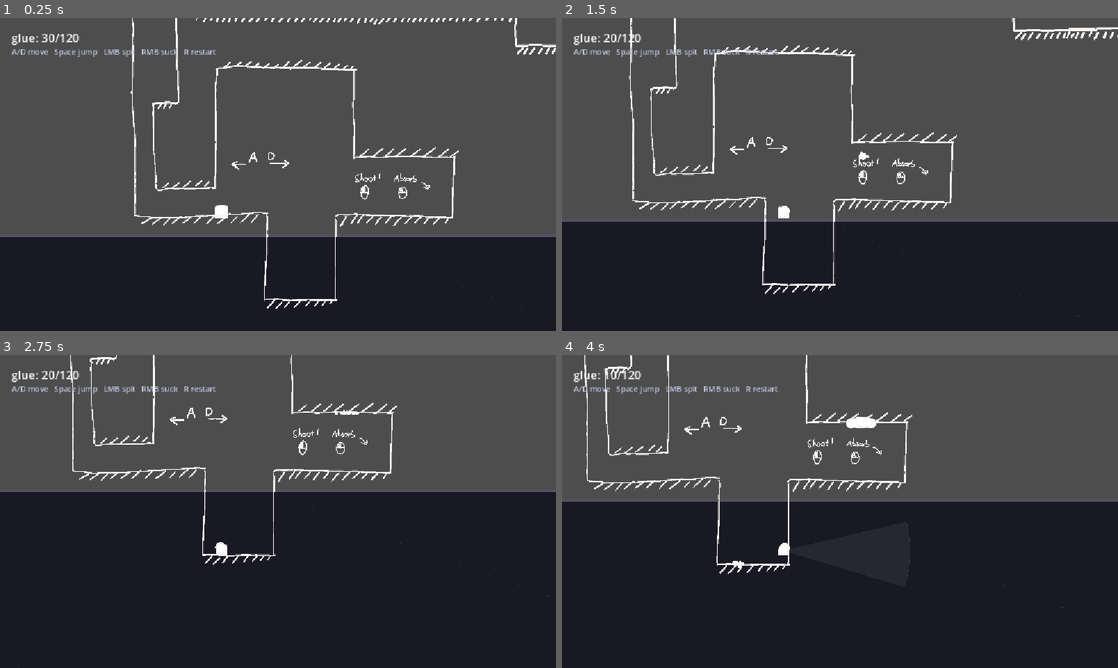
Above: before the commit, frames 1-4 (two rows, left to right).
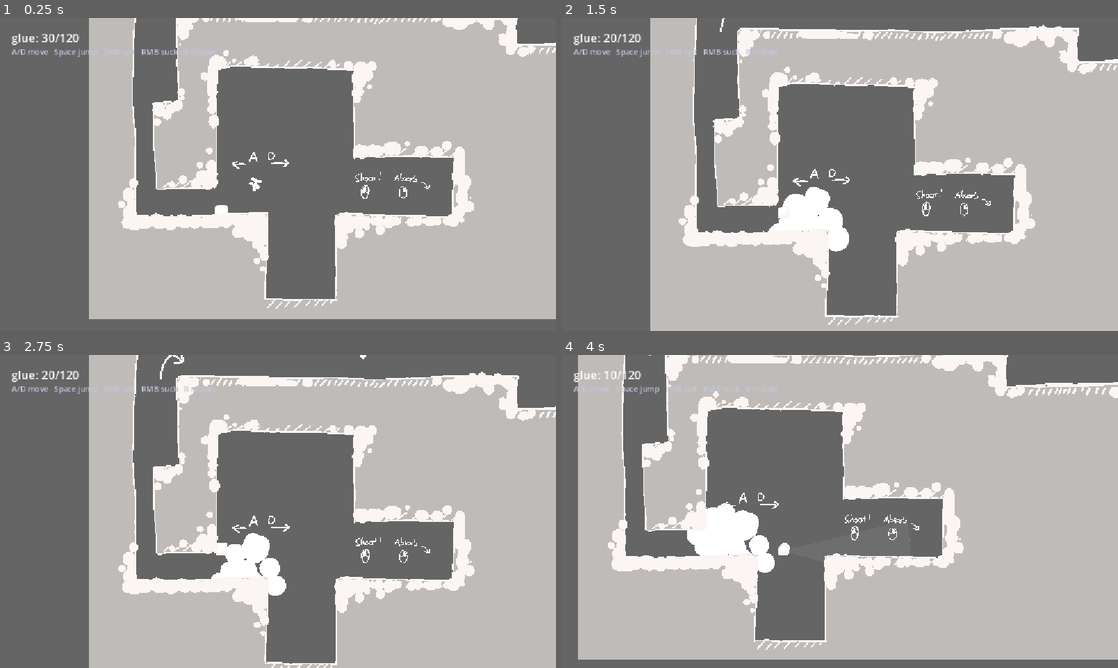
Above: after the commit, the same moments.

Repository: Node000/lumpy
Game: Godot game, scene res://scenes/levels/player_test.tscn
The game is run twice, just before and just after one commit, with the same random seed, the same clock (stepped at 60 frames per second) and the same inputs.
Inputs (mouse positions are in pixels of both pictures, inside the frame that each line leads up to):
- Up to frame 1 (0.25 s): no input
- Up to frame 2 (1.5 s): tap Enter at 0.5 s; move the mouse to (962, 158) at 0.52 s; hold D (move_right) from 0.53 s (still down); click (962, 158) at 0.6 s; tap Space (jump) at 0.77 s; move the mouse to (728, 190) at 1.27 s; right-click (728, 190) at 1.35 s
- Up to frame 3 (2.75 s): tap Space (jump) at 1.52 s; move the mouse to (333, 442) at 2.02 s; release D (move_right) at 2.03 s; hold A (move_left) from 2.03 s (still down); tap H at 2.1 s
- Up to frame 4 (4 s): move the mouse to (812, 574) at 2.77 s; release A (move_left) at 2.78 s; hold D (move_right) from 2.78 s (still down); click (812, 574) at 2.85 s; tap Space (jump) at 3.02, 3.77 s; move the mouse to (1006, 558) at 3.52 s; hold Right mouse button (suck_glue) from 3.53 s (still down)

The runs differ from the first frame. In frame 1, 67% of the frame differs, in the area x 0-100%, y 0-100%; in frame 2, 71%; in frame 3, 80%; in frame 4, 87%.

Commit message:
修改了地图

Diff:
--- a/scenes/gameplay/glue_ball.tscn
+++ b/scenes/gameplay/glue_ball.tscn
@@ -1,10 +1,9 @@
-[gd_scene format=3]
+[gd_scene format=3 uid="uid://b2amvpoa8a8cv"]
 
-[ext_resource type="Script" path="res://scripts/gameplay/glue_ball.gd" id="1_r8os5"]
-[ext_resource type="Script" path="res://scripts/gameplay/blob_sprite.gd" id="2_h22gf"]
+[ext_resource type="Script" uid="uid://m0myjvy1jbkp" path="res://scripts/gameplay/glue_ball.gd" id="1_r8os5"]
+[ext_resource type="Script" uid="uid://b70akj1alpbv" path="res://scripts/gameplay/blob_sprite.gd" id="2_h22gf"]
 
-[sub_resource type="CircleShape2D" id="CircleShape2D_ssskg"]
-radius = 6.0
+[sub_resource type="CircleShape2D" id="CircleShape2D_f7fgh"]
 
 [node name="GlueBall" type="CharacterBody2D" unique_id=1240156677]
 script = ExtResource("1_r8os5")
@@ -15,4 +14,4 @@
 script = ExtResource("2_h22gf")
 
 [node name="Collision" type="CollisionShape2D" parent="." unique_id=195646330]
-shape = SubResource("CircleShape2D_ssskg")
+shape = SubResource("CircleShape2D_f7fgh")
--- a/scenes/levels/player_test.tscn
+++ b/scenes/levels/player_test.tscn
@@ -5,19 +5,8 @@
 [ext_resource type="Script" uid="uid://k365tnjdxevo" path="res://scripts/gameplay/blob_backdrop.gd" id="3_f482d"]
 [ext_resource type="SpriteFrames" uid="uid://bsbtryl4v8v8n" path="res://assets/character/lumpy_animations.tres" id="4_p5qbh"]
 [ext_resource type="Script" uid="uid://x7756bwqmrgc" path="res://scripts/gameplay/level_hud.gd" id="7_2blty"]
-[ext_resource type="Texture2D" uid="uid://dwrqhsd4ddj3j" path="res://design/char.png" id="8_bvm0p"]
-[ext_resource type="Texture2D" uid="uid://bevvhvyg30r5d" path="res://design/level.png" id="9_f482d"]
-[ext_resource type="Texture2D" uid="uid://06ehfwrq2kqq" path="res://design/level2.png" id="10_bu2lm"]
-[ext_resource type="Texture2D" uid="uid://b3s3x1tj8n0pp" path="res://design/level3.png" id="11_drc7l"]
-[ext_resource type="Texture2D" uid="uid://bib47bch07uh7" path="res://design/level5.png" id="12_b0qq3"]
-[ext_resource type="Texture2D" uid="uid://cf4cxq8g42or1" path="res://design/level6.png" id="13_jbuld"]
-[ext_resource type="Texture2D" uid="uid://dgm1uietkphrv" path="res://design/level7.png" id="14_n4o2o"]
-[ext_resource type="Texture2D" uid="uid://flmm12jt1qaq" path="res://design/level8.png" id="15_vrg02"]
-[ext_resource type="Texture2D" uid="uid://b5vf3q8ifpr37" path="res://design/level9.png" id="16_v27ed"]
-[ext_resource type="Texture2D" uid="uid://o2h17olo1nje" path="res://design/level10.png" id="17_diyin"]
-[ext_resource type="Texture2D" uid="uid://cokgo542md74f" path="res://design/level11.png" id="18_wnq7u"]
-[ext_resource type="Texture2D" uid="uid://dq8vofgfkyewn" path="res://design/level12.png" id="19_3diia"]
-[ext_resource type="Texture2D" uid="uid://cp8t0adpebi1w" path="res://design/level13.png" id="20_rpmxk"]
+[ext_resource type="Script" uid="uid://c41i0hd8ph11c" path="res://scripts/gameplay/glue_spot.gd" id="8_f482d"]
+[ext_resource type="Texture2D" uid="uid://c20t1iunhoa6i" path="res://design/level2final22.png" id="20_bu2lm"]
 
 [sub_resource type="CircleShape2D" id="CircleShape2D_bxw12"]
 radius = 18.0
@@ -35,10 +24,10 @@
 size = Vector2(145, 41.03444)
 
 [sub_resource type="RectangleShape2D" id="RectangleShape2D_br73u"]
-size = Vector2(413.75, 34.310356)
+size = Vector2(413.75, 26.206905)
 
 [sub_resource type="RectangleShape2D" id="RectangleShape2D_et2a1"]
-size = Vector2(427.5, 22.67242)
+size = Vector2(427.5, 19.396544)
 
 [sub_resource type="RectangleShape2D" id="RectangleShape2D_8bv17"]
 size = Vector2(214.375, 22.67242)
@@ -47,7 +36,7 @@
 size = Vector2(317.1875, 22.67242)
 
 [sub_resource type="RectangleShape2D" id="RectangleShape2D_6g6da"]
-size = Vector2(106.71875, 22.67242)
+size = Vector2(106.71875, 19.870695)
 
 [sub_resource type="RectangleShape2D" id="RectangleShape2D_eh0ru"]
 size = Vector2(192.10938, 8.232756)
@@ -164,6 +153,7 @@
 animation = &"idle"
 
 [node name="Wall2" type="StaticBody2D" parent="." unique_id=590193170]
+z_index = 1
 position = Vector2(-377, 298.99997)
 scale = Vector2(1.6, 11.5999975)
 
@@ -188,12 +178,12 @@
 shape = SubResource("RectangleShape2D_el8q8")
 
 [node name="Shape18" type="CollisionShape2D" parent="Wall2" unique_id=1098760425]
-position = Vector2(1023.125, -248.44833)
+position = Vector2(1023.125, -252.50006)
 scale = Vector2(1, 1.0000001)
 shape = SubResource("RectangleShape2D_br73u")
 
 [node name="Shape19" type="CollisionShape2D" parent="Wall2" unique_id=1120354649]
-position = Vector2(616.875, -235.99144)
+position = Vector2(616.875, -234.3535)
 scale = Vector2(1, 1.0000001)
 shape = SubResource("RectangleShape2D_et2a1")
 
@@ -208,7 +198,7 @@
 shape = SubResource("RectangleShape2D_8oobl")
 
 [node name="Shape22" type="CollisionShape2D" parent="Wall2" unique_id=1693421707]
-position = Vector2(665.2344, -203.87936)
+position = Vector2(665.2344, -202.4785)
 scale = Vector2(1, 1.0000001)
 shape = SubResource("RectangleShape2D_6g6da")
 
@@ -392,68 +382,22 @@
 theme_override_colors/font_color = Color(0.75, 0.78, 0.88, 1)
 text = "A/D move   Space jump   LMB spit   RMB suck   R restart"
 
-[node name="Char" type="Sprite2D" parent="." unique_id=1649066495]
-visible = false
-position = Vector2(396.99997, 365.00003)
-scale = Vector2(0.86134446, 0.8613446)
-texture = ExtResource("8_bvm0p")
-
-[node name="Level" type="Sprite2D" parent="." unique_id=582744601]
-visible = false
-position = Vector2(408, 279)
-texture = ExtResource("9_f482d")
-
-[node name="Level2" type="Sprite2D" parent="." unique_id=609166284]
-position = Vector2(689, -3001)
-texture = ExtResource("10_bu2lm")
+[node name="Node2D" type="Node2D" parent="." unique_id=484379513]
+position = Vector2(296, 322)
+script = ExtResource("8_f482d")
+count = 8
+spread = 20.0
+
+[node name="Level2Final22" type="Sprite2D" parent="." unique_id=545754692]
+z_index = 4
+texture_filter = 1
+position = Vector2(2609, -1381)
+texture = ExtResource("20_bu2lm")
 metadata/_edit_lock_ = true
 
-[node name="Level3" type="Sprite2D" parent="." unique_id=261175062]
-position = Vector2(2610, -3001)
-texture = ExtResource("11_drc7l")
+[node name="Polygon2D" type="Polygon2D" parent="." unique_id=171644288]
+z_index = -1
+position = Vector2(-1139, 186)
+color = Color(0.39942783, 0.3994278, 0.39942777, 1)
+polygon = PackedVector2Array(308, 937, 87, -4082, 7068, -3940, 7144, 933)
 metadata/_edit_lock_ = true
-
-[node name="Level5" type="Sprite2D" parent="." unique_id=1043219639]
-position = Vector2(689, -1921)
-texture = ExtResource("12_b0qq3")
-metadata/_edit_lock_ = true
-
-[node name="Level6" type="Sprite2D" parent="." unique_id=1711947756]
-position = Vector2(2610, -1921)
-texture = ExtResource("13_jbuld")
-metadata/_edit_lock_ = true
-
-[node name="Level7" type="Sprite2D" parent="." unique_id=1886345739]
-position = Vector2(4538, -1921)
-texture = ExtResource("14_n4o2o")
-metadata/_edit_lock_ = true
-
-[node name="Level8" type="Sprite2D" parent="." unique_id=1119336303]
-position = Vector2(689, -841)
-texture = ExtResource("15_vrg02")
-metadata/_edit_lock_ = true
-
-[node name="Level9" type="Sprite2D" parent="." unique_id=1837529530]
-position = Vector2(2610, -841)
-texture = ExtResource("16_v27ed")
-metadata/_edit_lock_ = true
-
-[node name="Level10" type="Sprite2D" parent="." unique_id=374276873]
-position = Vector2(4530, -841)
-texture = ExtResource("17_diyin")
-metadata/_edit_lock_ = true
-
-[node name="Level11" type="Sprite2D" parent="." unique_id=806810463]
-position = Vector2(688, 240)
-texture = ExtResource("18_wnq7u")
-metadata/_edit_lock_ = true
-
-[node name="Level12" type="Sprite2D" parent="." unique_id=1360785696]
-position = Vector2(2609, 240)
-texture = ExtResource("19_3diia")
-metadata/_edit_lock_ = true
-
-[node name="Level13" type="Sprite2D" parent="." unique_id=430419771]
-position = Vector2(4530, 239)
-texture = ExtResource("20_rpmxk")
-metadata/_edit_lock_ = true
--- a/scripts/core/gameplay_tuning.gd
+++ b/scripts/core/gameplay_tuning.gd
@@ -51,21 +51,21 @@
 var glue_ball_collision_radius := 6.0  # same as visual radius
 var glue_splat_spread := 6.0   # tangential scatter when splatting on a wall
 var glue_splat_forward := 3.5  # push-out along the wall normal when splatting
-var glue_swell_delay := 2.0
-var glue_swell_scale := 3.0      # visual scale after swell (must equal collision factor)
-var glue_swell_anim_time := 0.5
-var glue_swell_collision_factor := 3.0  # final collision size after swell (must equal visual)
+var glue_swell_delay := 0.2
+var glue_swell_scale := 6      # visual scale after swell (must equal collision factor)
+var glue_swell_anim_time := 4
+var glue_swell_collision_factor := 5  # final collision size after swell (must equal visual)
 var glue_fly_timeout := 6.0
 var glue_outside_margin := 90.0
 
 # Liquid visual
-var glue_visual_wobble := 0.07
-var glue_visual_speed := 3.2
-var glue_visual_flow_speed := 1.35
-var glue_visual_distortion := 0.075
-var glue_visual_edge_softness := 0.055
-var glue_visual_stretch := 0.0009
-var player_body_color := Color(0.98, 0.965, 0.953, 1.0)
+var glue_visual_wobble := 0
+var glue_visual_speed := 0
+var glue_visual_flow_speed := 0
+var glue_visual_distortion := 0
+var glue_visual_edge_softness := 0
+var glue_visual_stretch := 0
+var player_body_color := Color(0.984, 0.965, 0.953, 1.0)
 var collection_bubble_core_radius := 6.0
 var collection_bubble_radius := 6.0
 var collection_bubble_spread := 24.0
--- a/scripts/gameplay/glue_ball.gd
+++ b/scripts/gameplay/glue_ball.gd
@@ -87,7 +87,7 @@
 	_blob.target_scale = 1.0
 	_blob.set_velocity(Vector2.ZERO)
 	_blob.set_wobble_active(true)
-	_blob.modulate = Color(1, 1, 1, 1)
+	_blob.modulate = Color(0.984, 0.965, 0.953, 1.0)
 	_apply_state_mask(State.FLY)
 
 
@@ -98,7 +98,7 @@
 	_fly_time = 0.0
 	_blob.target_scale = 1.0
 	_blob.set_velocity(fly_velocity)
-	_blob.set_wobble_active(true)
+	_blob.set_wobble_active(false)
 	_blob.modulate = Color(1, 1, 1, 1)
 	_apply_state_mask(State.FLY)
 
@@ -107,7 +107,7 @@
 	state = State.SUCK
 	owner_player = target_player
 	_blob.set_velocity(Vector2.ZERO)
-	_blob.set_wobble_active(true)
+	_blob.set_wobble_active(false)
 	# A sucked ball still needs to stop if the player moves behind a wall.
 	# We perform the wall segment test explicitly below so the ball itself does
 	# not push the player or get caught by the player's collision shape.
Not shown, removed: builders/build_paint_lab.gd.uid
Not shown, removed: builders/build_player_test.gd.uid
Binary file added: design/level.ase
Binary file changed: design/level10.png
Binary file changed: design/level11.png
Binary file changed: design/level12.png
Binary file changed: design/level13.png
Binary file changed: design/level2.png
Binary file added: design/level2final.png
Not shown, added: design/level2final.png.import
Binary file added: design/level2final22.png
Not shown, added: design/level2final22.png.import
(and 7 more such lines)
